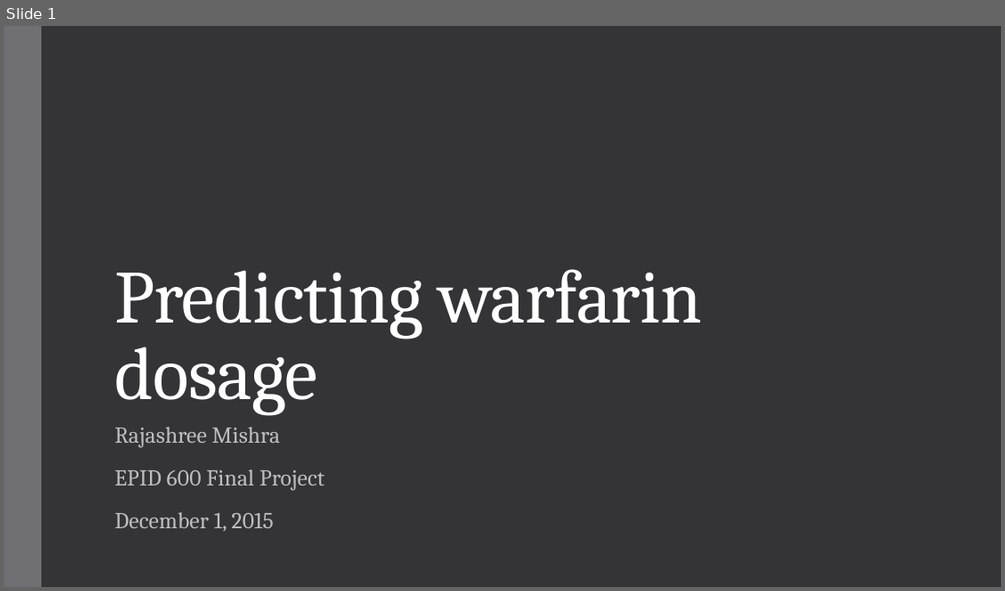
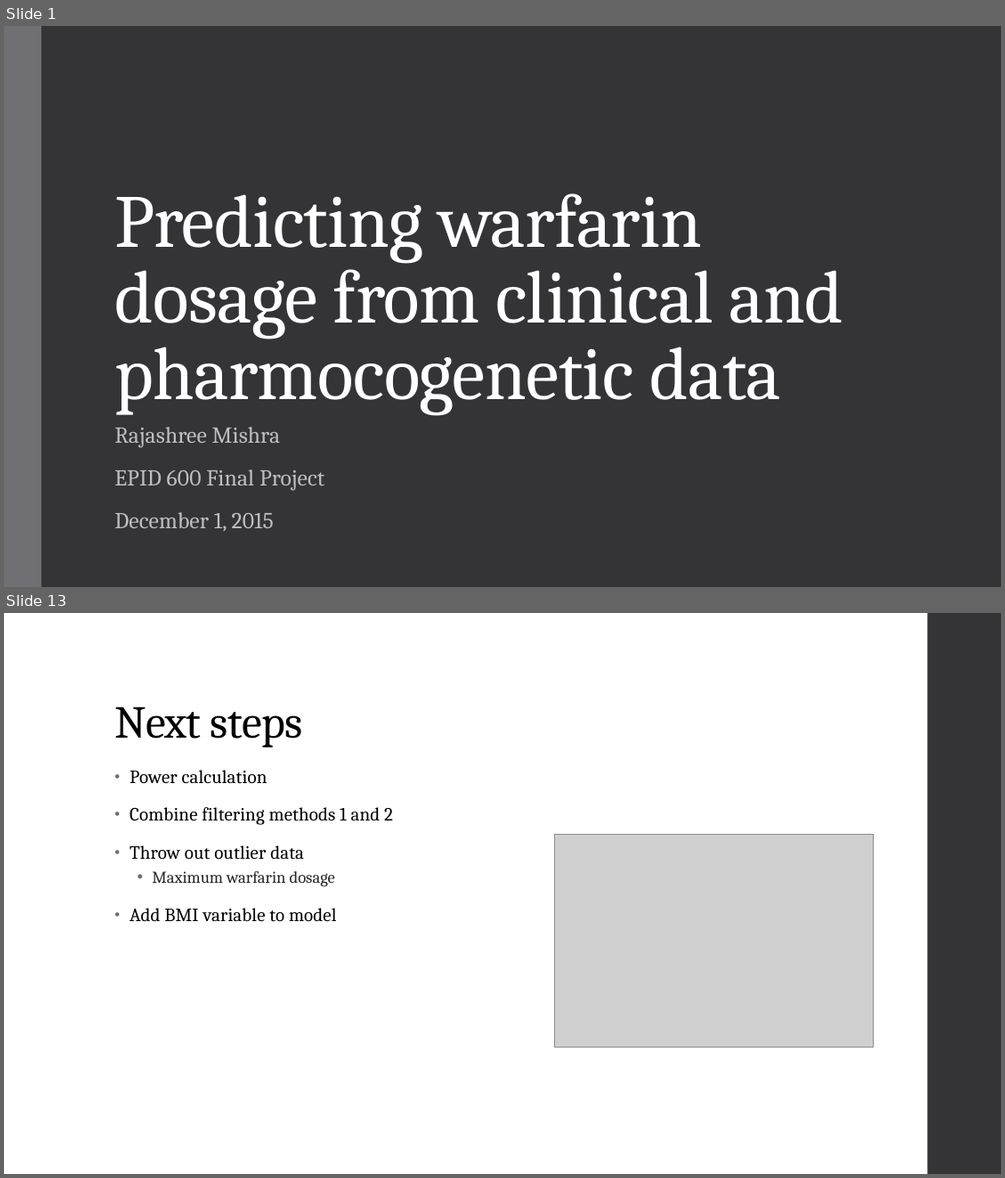
Before and after one commit to misraj/pharmgkb_project, a slide deck: EPID600_mishra.pptx. Shown one above the other, each under a label of ours: slide 1 before the commit, slides 1 and 13 after it; the slides between them are not shown. The pictures are 1005x591 and 1005x1178 pixels, drawn with LibreOffice and Linux fonts; fonts in the diff are those of the drawing; grey boxes stand for pictures. Boxes give left, top, right and bottom in pixels: in the first picture for what was removed or moved away, otherwise in the second. Text is boxed around its words. In the diff, an @@ line names an element or a change of style, - is before the commit and + after.

```diff
--- a/EPID600_mishra.pptx
+++ b/EPID600_mishra.pptx
@@ slide 13 added at bbox=[4, 613, 1001, 1174], background #FFFFFF @@
@@ rectangle added at bbox=[928, 613, 1001, 1174], fill #353537 @@
@@ title added at bbox=[114, 706, 303, 747], 44 pt, text #000000 @@
+Next steps
@@ text added at bbox=[129, 770, 393, 922], 18 pt, text #000000 @@
+• Power calculation
+• Combine filtering methods 1 and 2
+• Throw out outlier data
+  • Maximum warfarin dosage
+• Add BMI variable to model
@@ picture added at bbox=[554, 835, 873, 1047] @@
@@ slide 1 changed as well @@
@@ title at bbox=[114, 193, 844, 415]: text changed @@
-Predicting warfarin dosage
+Predicting warfarin dosage from clinical and pharmocogenetic data
```
Also in this commit, not shown: 1 other slide changed, 11 other slides added, 3 slides removed.
